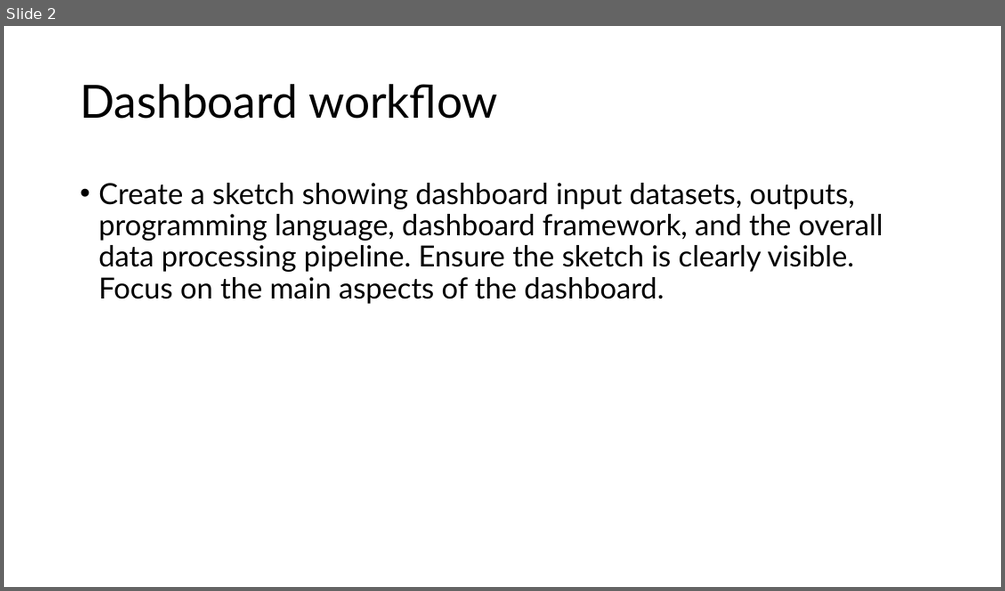
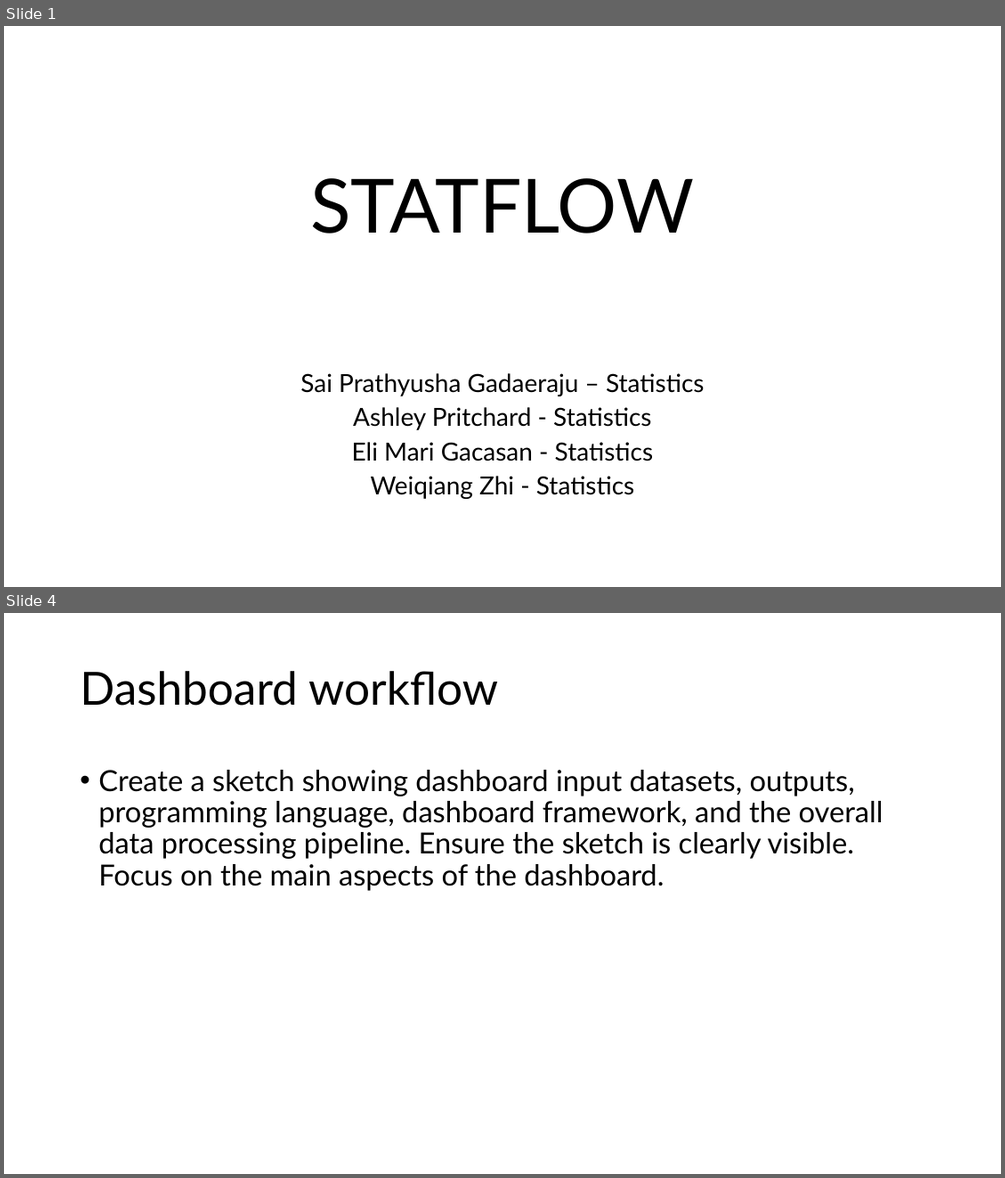
Before and after one commit to aepritchard/TAPS-Hackathon-2024, a slide deck: statflow_wildcat_hackathon_2024.pptx. Shown one above the other, each under a label of ours: slide 2 before the commit, slides 1 and 4 after it; the slides between them are not shown. The pictures are 1005x591 and 1005x1178 pixels, drawn with LibreOffice and Linux fonts; fonts in the diff are those of the drawing. Boxes give left, top, right and bottom in pixels: in the first picture for what was removed or moved away, otherwise in the second. Text is boxed around its words. In the diff, an @@ line names an element or a change of style, - is before the commit and + after.

```diff
--- a/statflow_wildcat_hackathon_2024.pptx
+++ b/statflow_wildcat_hackathon_2024.pptx
@@ slide 1 added at (x1=4, y1=26, x2=1001, y2=587), background #FFFFFF @@
@@ title added at (x1=310, y1=178, x2=694, y2=233), 72 pt, text #000000 @@
+STATFLOW
@@ subtitle added at (x1=300, y1=373, x2=704, y2=499), 24 pt, text #000000 @@
+Sai Prathyusha Gadaeraju – Statistics
+Ashley Pritchard - Statistics
+Eli Mari Gacasan - Statistics
+Weiqiang Zhi - Statistics
@@ what was slide 2 is now slide 4 @@
```
Also in this commit, not shown: 2 other slides added, 1 slide removed.
